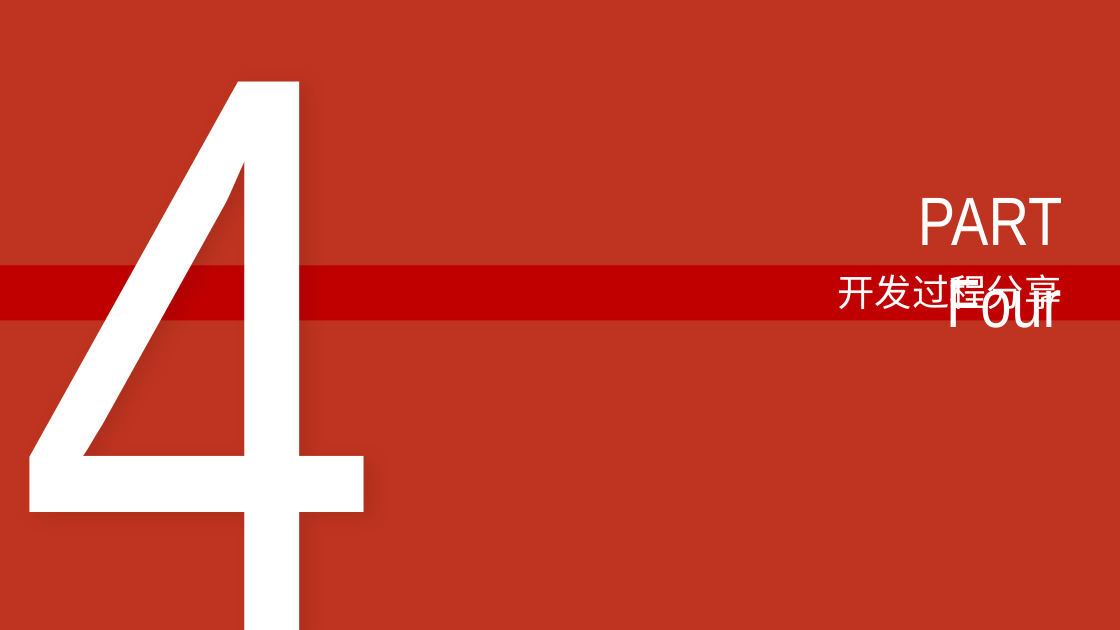
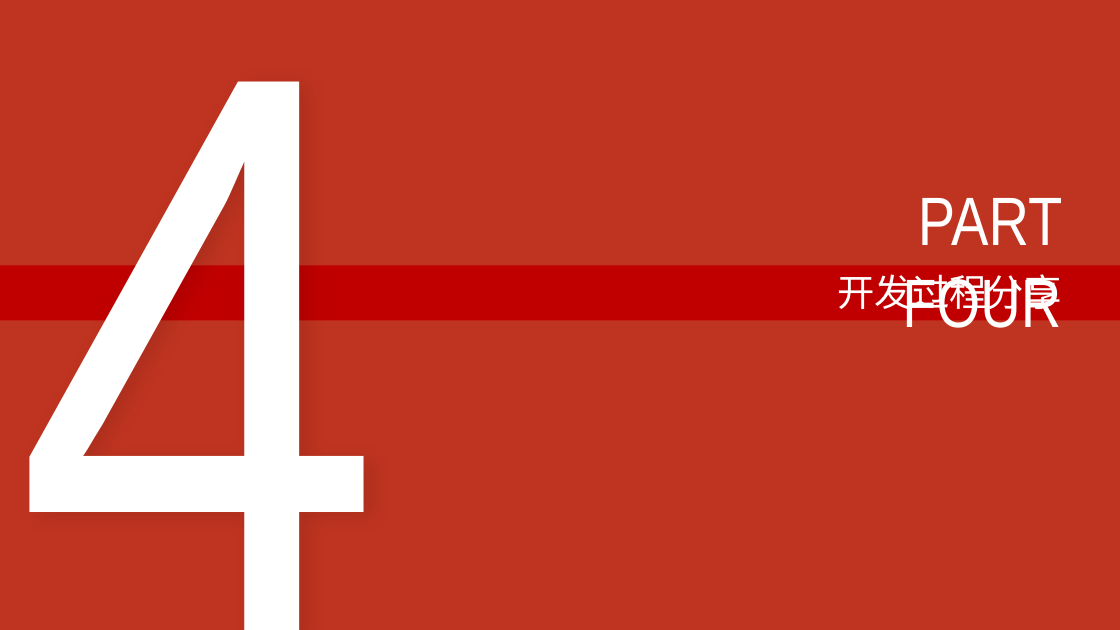
Before and after one commit to Novemser/calabashbrothersfight, a slide deck: slide 12 of presentation.pptx. Drawn at 1120x630 pixels with LibreOffice and Linux fonts; fonts in the diff are those of the drawing. Boxes give left, top, right and bottom in pixels: in the first picture for what was removed or moved away, otherwise in the second. Text is boxed around its words. In the diff, an @@ line names an element or a change of style, - is before the commit and + after.

Commit message:
[add] ppt

```diff
--- a/presentation.pptx
+++ b/presentation.pptx
@@ text at (902,198,1063,328): text changed @@
-PART Four
+PART FOUR
```
Also in this commit, not shown: 1 slide added, 4 slides removed.
